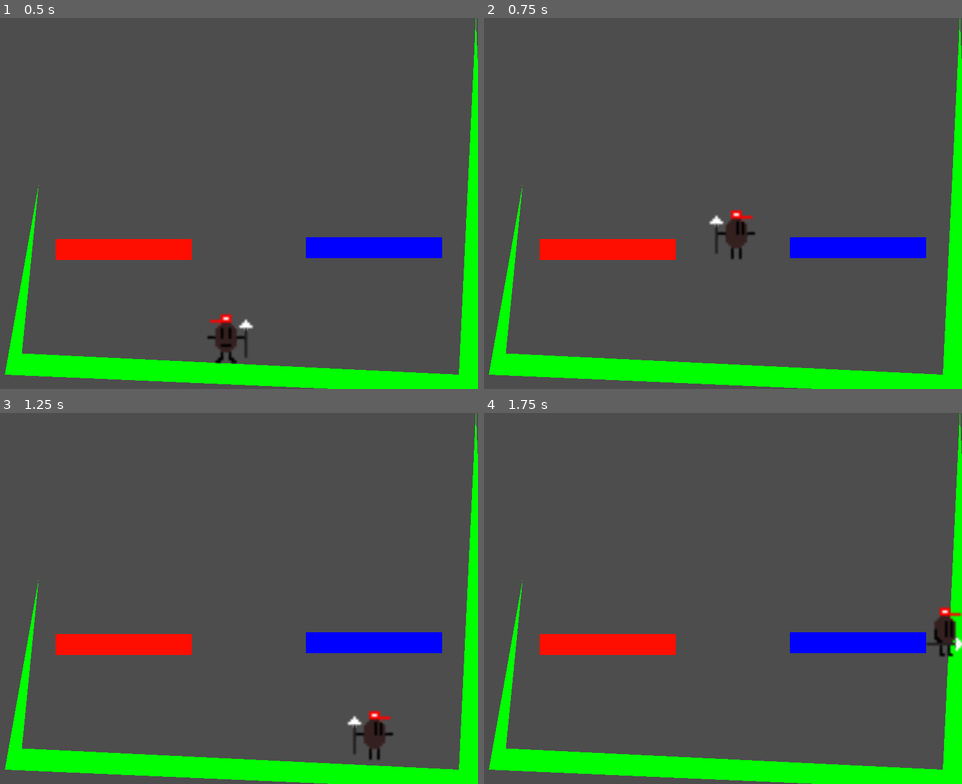
Above: before the commit, frames 1-4 (two rows, left to right).
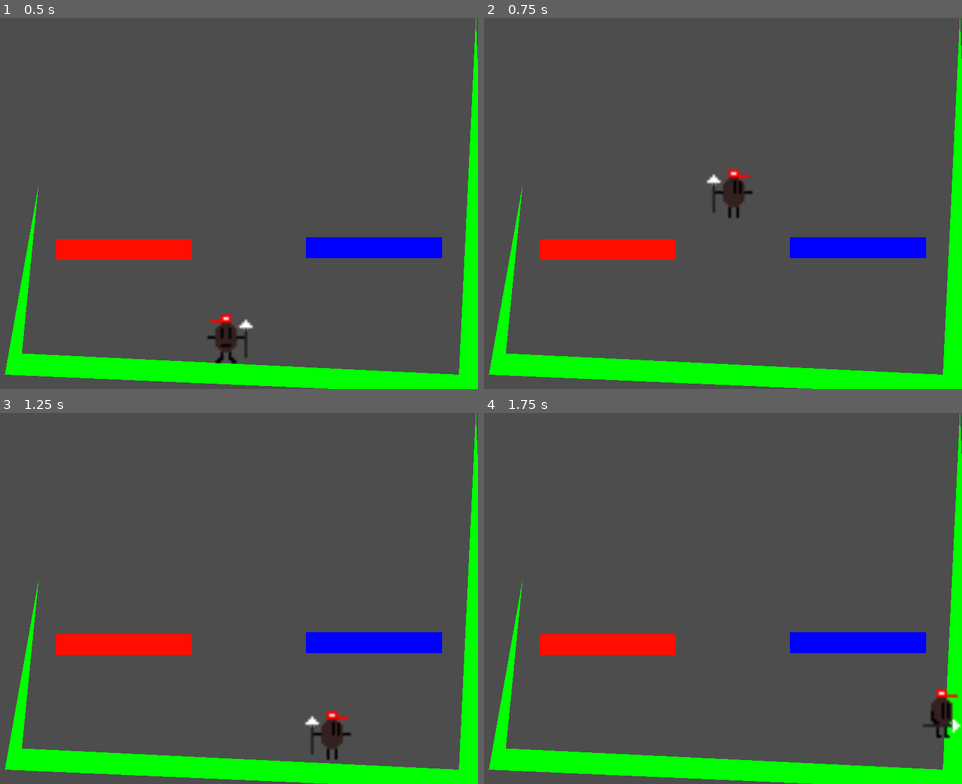
Above: after the commit, the same moments.

Repository: SonuTheNecro/GodotLearningEnvironment
Game: Godot game, scene res://level.tscn
The game is run twice, just before and just after one commit, with the same random seed, the same clock (stepped at 60 frames per second) and the same inputs.
Inputs:
- Up to frame 1 (0.5 s): no input
- Up to frame 2 (0.75 s): hold D (move_right) from 0.53 s (still down); hold W (jump) from 0.53 s (still down)
- Up to frame 3 (1.25 s): keep holding D (move_right); keep holding W (jump)
- Up to frame 4 (1.75 s): keep holding D (move_right); release W (jump) at 1.28 s; tap S (duck) at 1.35 s; tap W (jump) at 1.52, 1.55 s

Frame 1 is identical in both runs. In frame 2, 1.1% of the frame differs, in the area x 46-57%, y 40-66%; in frame 3, 1.1%, in the area x 63-83%, y 80-94%; in frame 4, 1.1%.

Commit message:
test: SIGNAL TEST

Diff:
--- a/player.gd
+++ b/player.gd
@@ -1,6 +1,6 @@
 extends CharacterBody2D
 var speed : int = 500
-const jump_power: int = -2000
+var jump_power: int = -2000
 const acc : int = 50
 const friction : int = 70 # > than acc
 const gravity : int = 140
@@ -49,8 +49,8 @@
 		$AnimatedSprite2D.play("idle")
 	if abs(velocity.x) > 0.001:
 		$AnimatedSprite2D.flip_h = velocity.x > 0
-
-
+func speed_boost():
+	jump_power += -200
 func jump():
 	if Input.is_action_just_pressed("jump"):
 		if current_jumps < max_jumps:
--- a/player.tscn
+++ b/player.tscn
@@ -3,6 +3,7 @@
 [ext_resource type="Script" path="res://player.gd" id="1_lb33c"]
 [ext_resource type="Texture2D" uid="uid://dhtgw0rx886rv" path="res://player_sprites/player_death.png" id="1_v7gfp"]
 [ext_resource type="Texture2D" uid="uid://dabudwieip7mk" path="res://player_sprites/player_hurt.png" id="2_6deiq"]
+[ext_resource type="Texture2D" uid="uid://coadbj2vjjqxp" path="res://player_sprites/player_attack.png" id="2_tkdks"]
 [ext_resource type="Texture2D" uid="uid://cul80taq4v5o3" path="res://player_sprites/player_duck.png" id="3_4wur5"]
 [ext_resource type="Texture2D" uid="uid://cxth8l2yahkeg" path="res://player_sprites/player_idle.png" id="3_vty6f"]
 [ext_resource type="Texture2D" uid="uid://dkp8u6hwnp2ud" path="res://player_sprites/player_run.png" id="4_t8njp"]
@@ -13,31 +14,29 @@
 [sub_resource type="RectangleShape2D" id="RectangleShape2D_tvy71"]
 size = Vector2(41, 77)
 
-[sub_resource type="CompressedTexture2D" id="CompressedTexture2D_24dbp"]
-
-[sub_resource type="AtlasTexture" id="AtlasTexture_ybw02"]
-atlas = SubResource("CompressedTexture2D_24dbp")
-region = Rect2(0, 0, 29, 32)
-
-[sub_resource type="AtlasTexture" id="AtlasTexture_nuht7"]
-atlas = SubResource("CompressedTexture2D_24dbp")
-region = Rect2(29, 0, 29, 32)
-
-[sub_resource type="AtlasTexture" id="AtlasTexture_0k55q"]
-atlas = SubResource("CompressedTexture2D_24dbp")
-region = Rect2(0, 32, 29, 32)
-
-[sub_resource type="AtlasTexture" id="AtlasTexture_xi14b"]
-atlas = SubResource("CompressedTexture2D_24dbp")
-region = Rect2(29, 32, 29, 32)
-
-[sub_resource type="AtlasTexture" id="AtlasTexture_6mbv0"]
-atlas = SubResource("CompressedTexture2D_24dbp")
-region = Rect2(0, 64, 29, 32)
-
-[sub_resource type="AtlasTexture" id="AtlasTexture_5ubkc"]
-atlas = SubResource("CompressedTexture2D_24dbp")
-region = Rect2(29, 64, 29, 32)
+[sub_resource type="AtlasTexture" id="AtlasTexture_jsu1s"]
+atlas = ExtResource("2_tkdks")
+region = Rect2(0, 0, 32, 32)
+
+[sub_resource type="AtlasTexture" id="AtlasTexture_84a30"]
+atlas = ExtResource("2_tkdks")
+region = Rect2(32, 0, 32, 32)
+
+[sub_resource type="AtlasTexture" id="AtlasTexture_qkpqu"]
+atlas = ExtResource("2_tkdks")
+region = Rect2(0, 32, 32, 32)
+
+[sub_resource type="AtlasTexture" id="AtlasTexture_bvhum"]
+atlas = ExtResource("2_tkdks")
+region = Rect2(32, 32, 32, 32)
+
+[sub_resource type="AtlasTexture" id="AtlasTexture_mswqa"]
+atlas = ExtResource("2_tkdks")
+region = Rect2(0, 64, 32, 32)
+
+[sub_resource type="AtlasTexture" id="AtlasTexture_ynuat"]
+atlas = ExtResource("2_tkdks")
+region = Rect2(32, 64, 32, 32)
 
 [sub_resource type="AtlasTexture" id="AtlasTexture_kvsld"]
 atlas = ExtResource("1_v7gfp")
@@ -139,22 +138,22 @@
 animations = [{
 "frames": [{
 "duration": 1.0,
-"texture": SubResource("AtlasTexture_ybw02")
-}, {
-"duration": 1.0,
-"texture": SubResource("AtlasTexture_nuht7")
-}, {
-"duration": 1.0,
-"texture": SubResource("AtlasTexture_0k55q")
-}, {
-"duration": 1.0,
-"texture": SubResource("AtlasTexture_xi14b")
-}, {
-"duration": 1.0,
-"texture": SubResource("AtlasTexture_6mbv0")
-}, {
-"duration": 1.0,
-"texture": SubResource("AtlasTexture_5ubkc")
+"texture": SubResource("AtlasTexture_jsu1s")
+}, {
+"duration": 1.0,
+"texture": SubResource("AtlasTexture_84a30")
+}, {
+"duration": 1.0,
+"texture": SubResource("AtlasTexture_qkpqu")
+}, {
+"duration": 1.0,
+"texture": SubResource("AtlasTexture_bvhum")
+}, {
+"duration": 1.0,
+"texture": SubResource("AtlasTexture_mswqa")
+}, {
+"duration": 1.0,
+"texture": SubResource("AtlasTexture_ynuat")
 }],
 "loop": true,
 "name": &"attack",
@@ -279,8 +278,10 @@
 position = Vector2(435, 624)
 scale = Vector2(5, 5.074)
 sprite_frames = SubResource("SpriteFrames_3dqom")
-animation = &"jump"
+animation = &"attack"
 
 [node name="AudioStreamPlayer2D" type="AudioStreamPlayer2D" parent="."]
 stream = ExtResource("9_ynux7")
 volume_db = -13.236
+
+[connection signal="animation_changed" from="AnimatedSprite2D" to="." method="speed_boost"]
